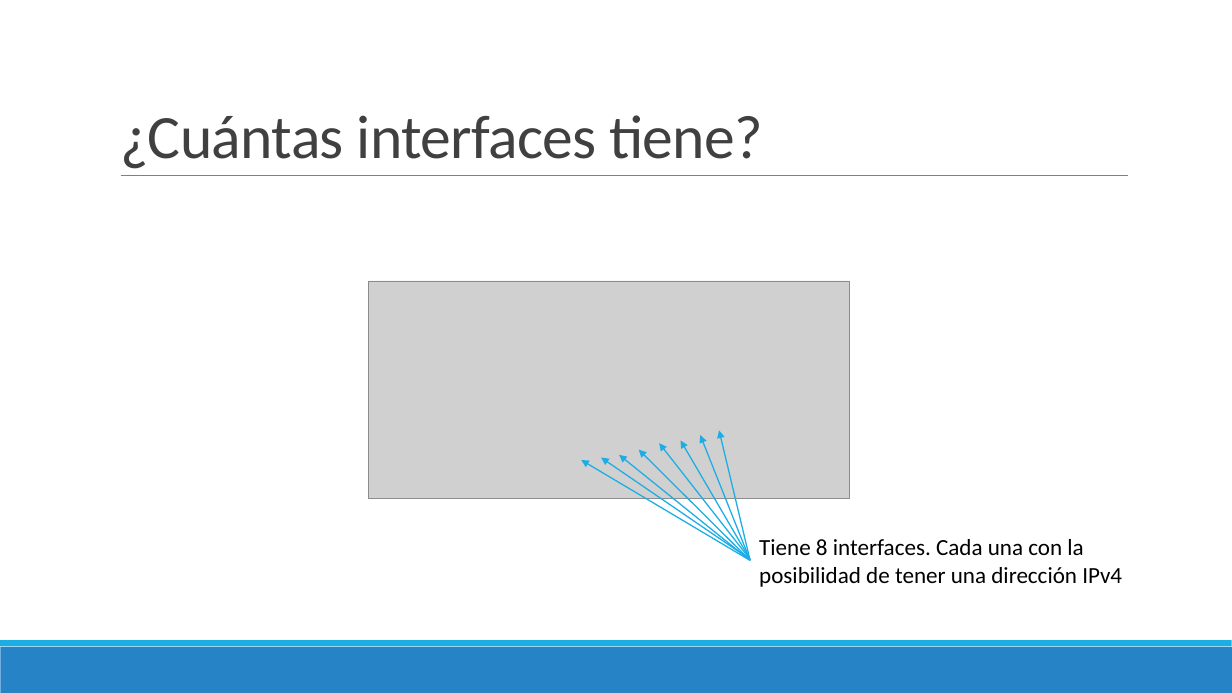
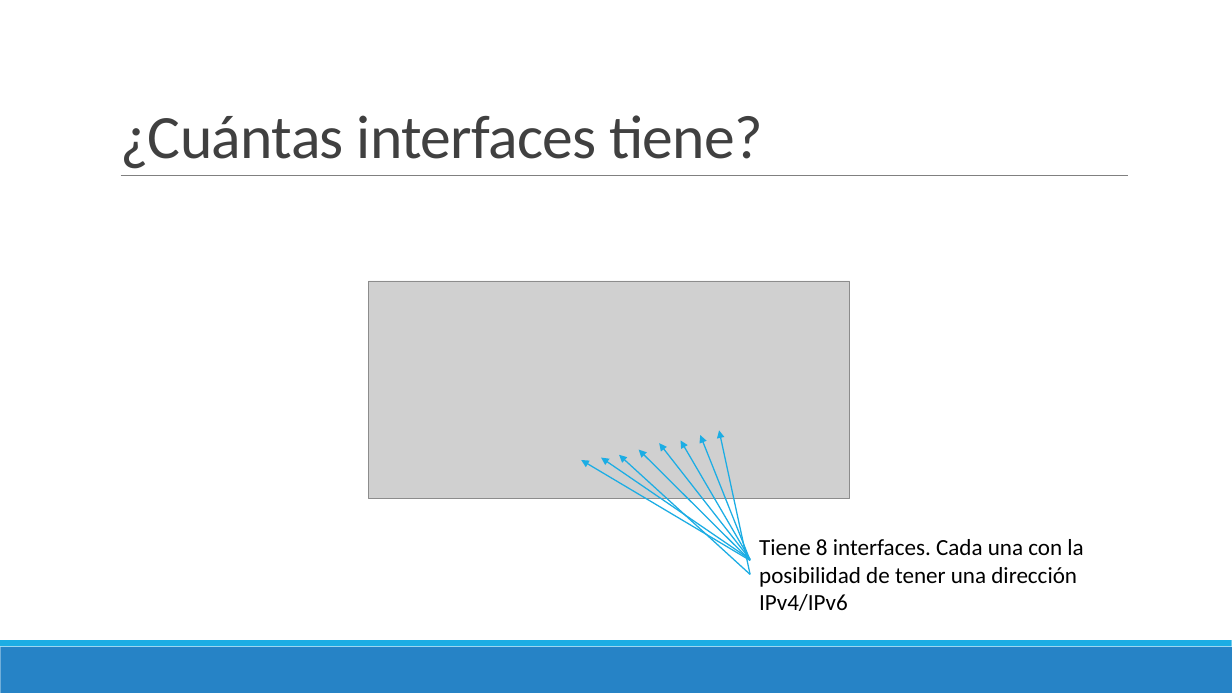
Before and after one commit to Domiciano/Integrador1TEL242, a slide deck: slide 14 of 1. Capa de red/Redes/Semana 1.pptx. Drawn at 1232x693 pixels with LibreOffice and Linux fonts; fonts in the diff are those of the drawing; grey boxes stand for pictures. Boxes give left, top, right and bottom in pixels: in the first picture for what was removed or moved away, otherwise in the second. Text is boxed around its words. In the diff, an @@ line names an element or a change of style, - is before the commit and + after.

```diff
--- a/1. Capa de red/Redes/Semana 1.pptx
+++ b/1. Capa de red/Redes/Semana 1.pptx
@@ arrow moved from (750, 561) - (719, 431) to (750, 575) - (719, 431) @@
@@ arrow moved from (750, 561) - (619, 455) to (750, 575) - (619, 455) @@
@@ text at [759,539,1083,611]: text changed @@
-Tiene 8 interfaces. Cada una con la posibilidad de tener una dirección IPv4
+Tiene 8 interfaces. Cada una con la posibilidad de tener una dirección IPv4/IPv6
```
Also in this commit, not shown: 1 other slide changed, 2 other files.
